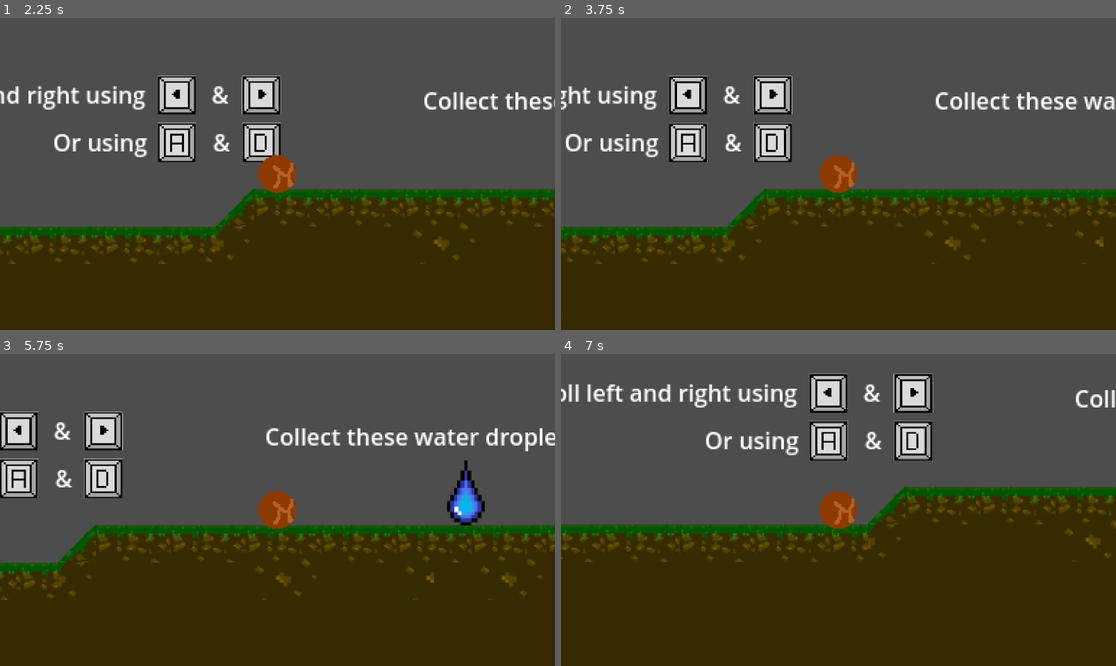
Above: before the commit, frames 1-4 (two rows, left to right).
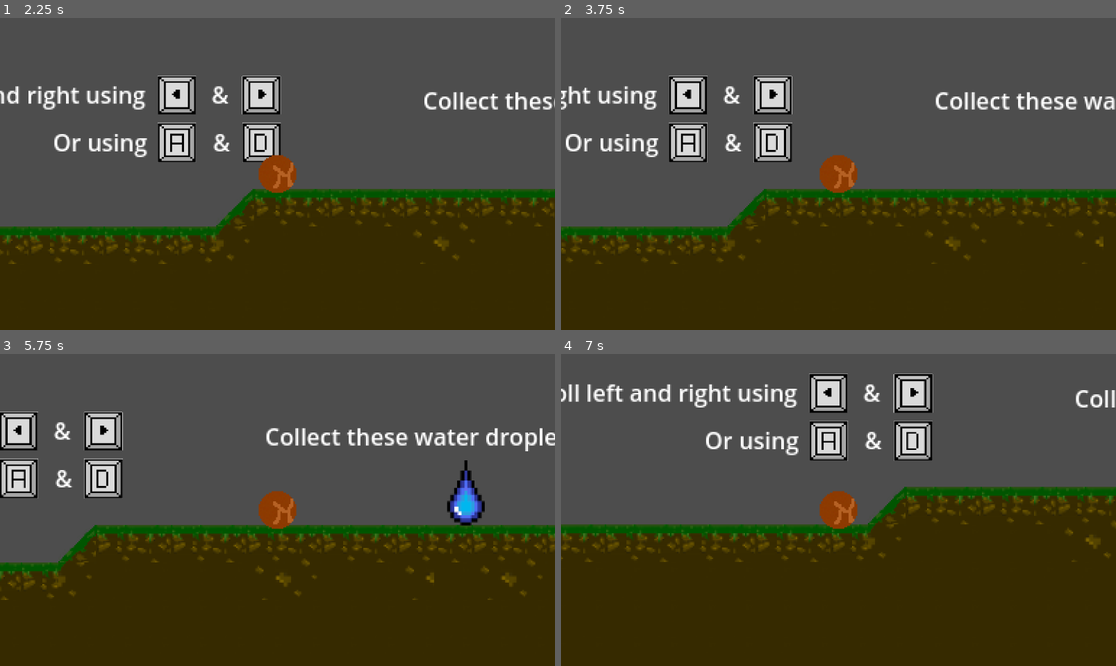
Above: after the commit, the same moments.

Repository: KaiRafie/GameJam25
Game: Godot game, scene res://scenes/tutorial_lvl.tscn
Two runs of this game, one before a commit and one after it. Both use one fixed random seed, a clock stepped at 60 frames per second and the inputs below.
Inputs:
- Up to frame 1 (2.25 s): tap Enter (ui_accept) at 0.5, 0.77, 1.52 s; hold D (move_right) 0.53-2.03 s; hold A (move_left) from 2.03 s (still down)
- Up to frame 2 (3.75 s): release A (move_left) at 2.78 s; hold D (move_right) from 2.78 s (still down); tap Enter (ui_accept) at 3.02 s
- Up to frame 3 (5.75 s): tap Enter (ui_accept) at 3.77, 4.52 s; release D (move_right) at 4.28 s; hold A (move_left) 4.28-5.03 s; hold D (move_right) from 5.03 s (still down)
- Up to frame 4 (7 s): release D (move_right) at 5.78 s; hold A (move_left) from 5.78 s (still down); tap Enter (ui_accept) at 6.02, 6.77 s

Frame 1 is identical in both runs. In frame 2, less than 0.1% of the frame differs, in the area x 19-42%, y 18-41%; in frame 3, less than 0.1%; in frame 4, less than 0.1%.

Commit message:
Modify tutorial level

Diff:
--- a/scenes/tutorial_lvl.tscn
+++ b/scenes/tutorial_lvl.tscn
@@ -39,7 +39,7 @@
 tile_set = SubResource("TileSet_mpxpa")
 rendering_quadrant_size = 20
 format = 2
-layer_0/tile_data = PackedInt32Array(65533, 0, 0, 65534, 655 …(12924 unchanged characters)… 131069, 0, 2, 131070, 0, 2, 131071, 0, 2)
+layer_0/tile_data = PackedInt32Array(65533, 0, 0, 65534, 655 …(12924 unchanged characters)… 131069, 0, 2, 131070, 0, 2, 131071, 0, 2, -65460, 0, 0, -65459, 65536, 0, 76, 0, 1, 77, 0, 2, 65613, 0, 2, 65612, 0, 2, 131149, 0, 2, 131148, 0, 2, 196684, 0, 2, 196685, 0, 2, 262221, 0, 2, 262220, 0, 2, 327756, 0, 2, 393292, 0, 2, 393293, 0, 2, 327757, 0, 2, 458828, 0, 2, 458829, 0, 2, 524364, 0, 2, 524365, 0, 2, -130998, 65536, 1, -196534, 65536, 1, -262070, 65536, 1, -327606, 65536, 1, -393142, 65536, 1, -458678, 65536, 1, -524214, 65536, 1, -589750, 65536, 1, -655286, 65536, 1, -720822, 65536, 1)
 
 [node name="Seed" parent="." instance=ExtResource("2_rimfn")]
 position = Vector2(30, -57)
